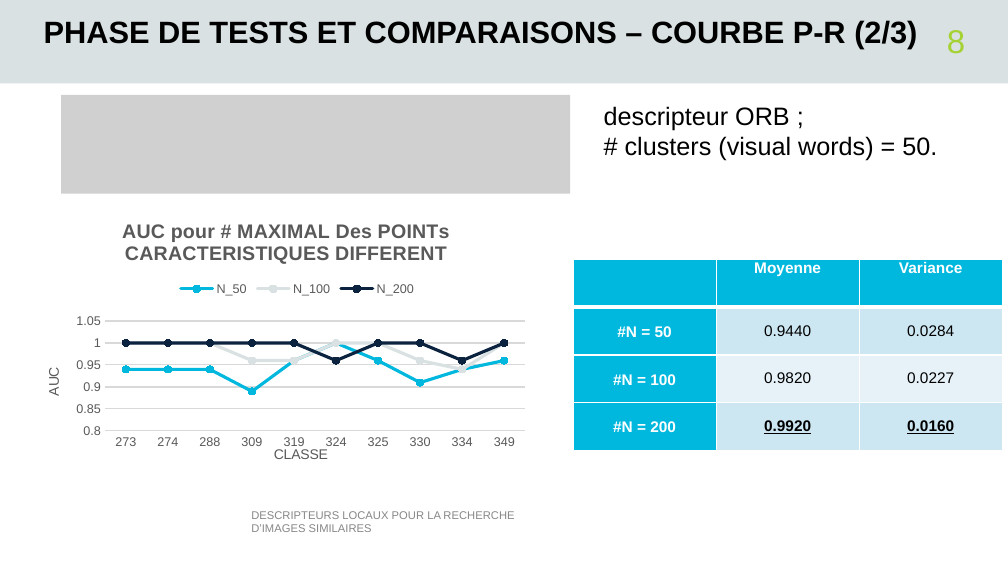
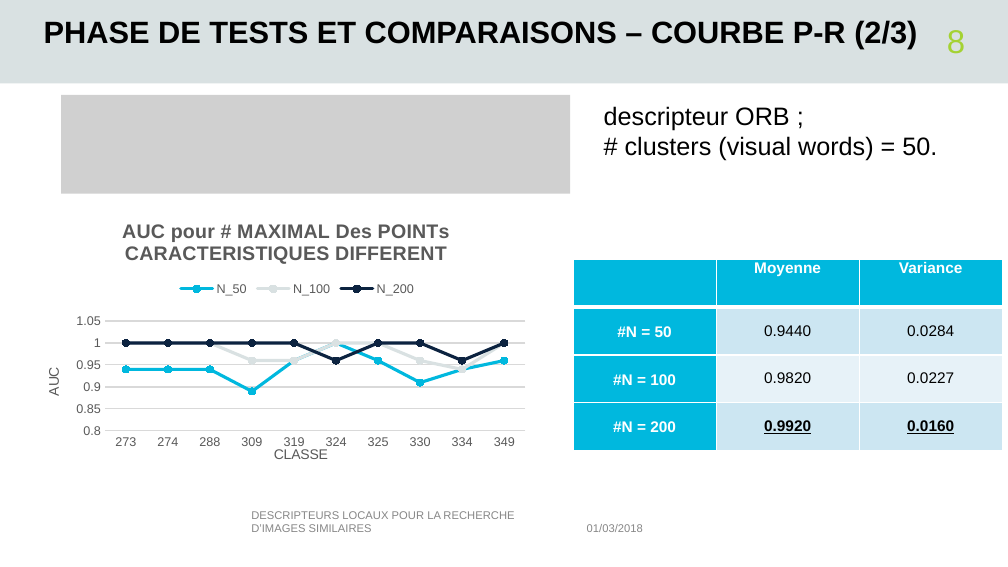
Before and after one commit to tbjszhu/516_lot1, a slide deck: slide 8 of rapport/lot1_presentation.pptx. Drawn at 1008x567 pixels with LibreOffice and Linux fonts; fonts in the diff are those of the drawing; grey boxes stand for pictures; background and template pictures are left out. Boxes give left, top, right and bottom in pixels: in the first picture for what was removed or moved away, otherwise in the second. Text is boxed around its words. In the diff, an @@ line names an element or a change of style, - is before the commit and + after.

```diff
--- a/rapport/lot1_presentation.pptx
+++ b/rapport/lot1_presentation.pptx
@@ text added at [587, 524, 643, 532], 8 pt, text #878787 @@
+01/03/2018
```
Also in this commit, not shown: 10 other slides changed, 2 other files.
